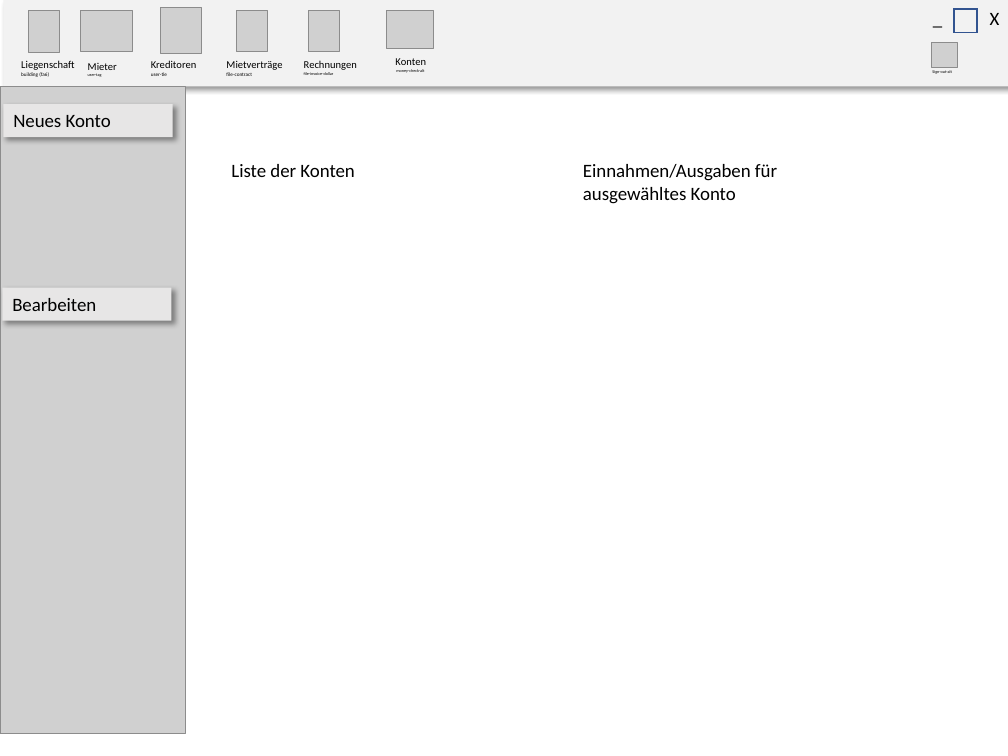
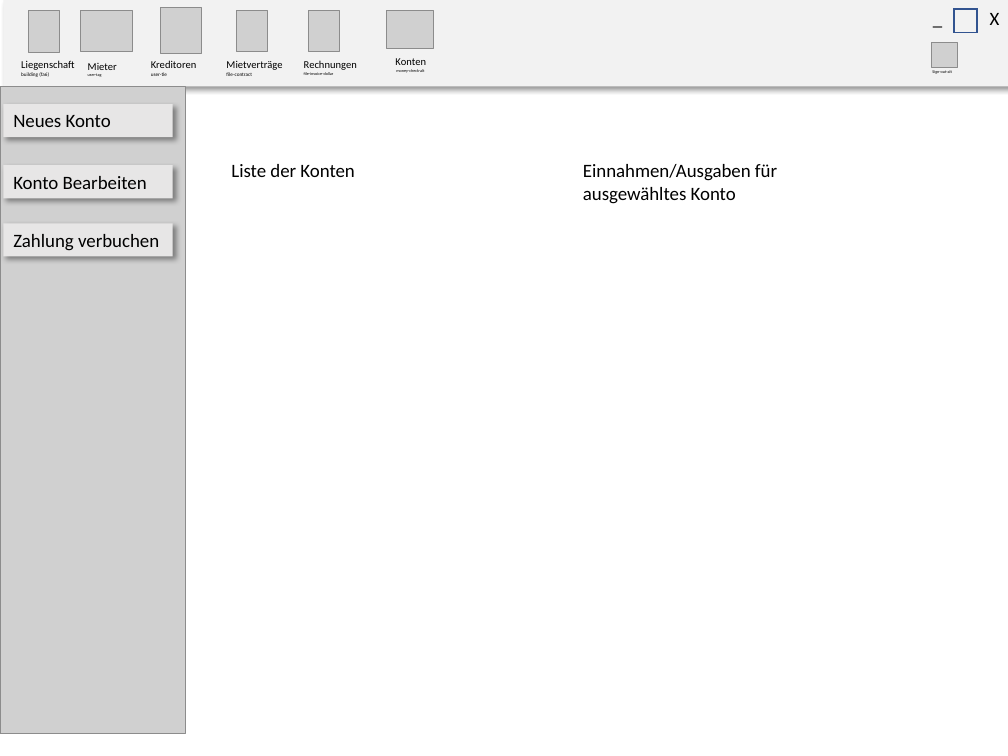
Before and after one commit to sirtheta/ImmoGlobal_Semesterarbeit, a slide deck: slide 11 of docs/GUI-Design.pptx (slide 10 before the commit). Drawn at 1008x756 pixels with LibreOffice and Linux fonts; fonts in the diff are those of the drawing; grey boxes stand for pictures. Boxes give left, top, right and bottom in pixels: in the first picture for what was removed or moved away, otherwise in the second. Text is boxed around its words. In the diff, an @@ line names an element or a change of style, - is before the commit and + after.

```diff
--- a/docs/GUI-Design.pptx
+++ b/docs/GUI-Design.pptx
@@ rectangle "Konto Bearbeiten" moved from (x1=2, y1=287, x2=171, y2=321) to (x1=3, y1=165, x2=172, y2=199) @@
@@ text in rectangle at (x1=13, y1=176, x2=147, y2=189): text changed @@
-Bearbeiten
+Konto Bearbeiten
@@ rectangle added at (x1=3, y1=224, x2=172, y2=257), fill #E7E6E6, 13.5 pt, text #000000 @@
+Zahlung verbuchen
```
Also in this commit, not shown: 7 other slides changed, 1 slide added, 42 other files.
